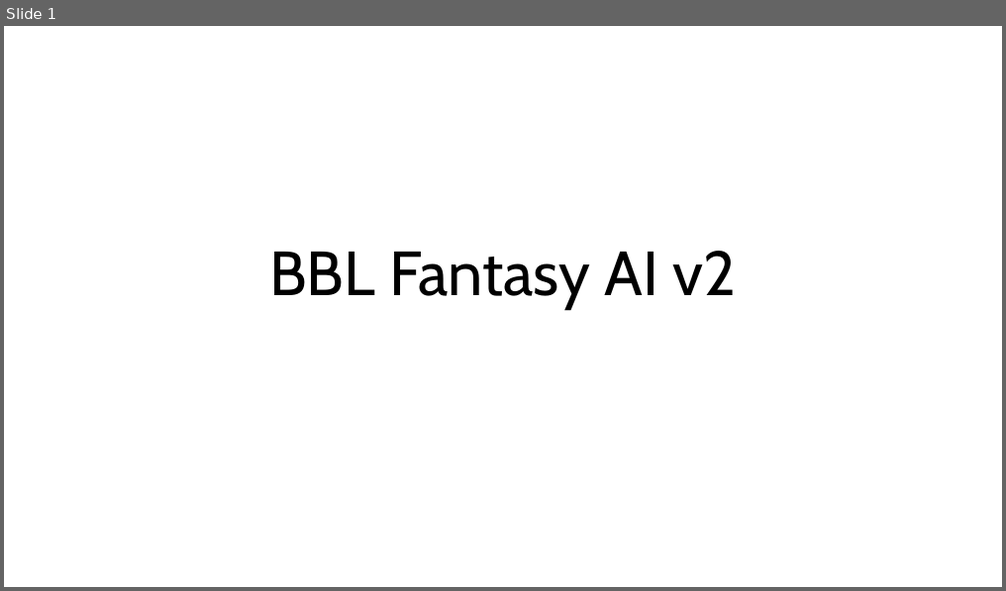
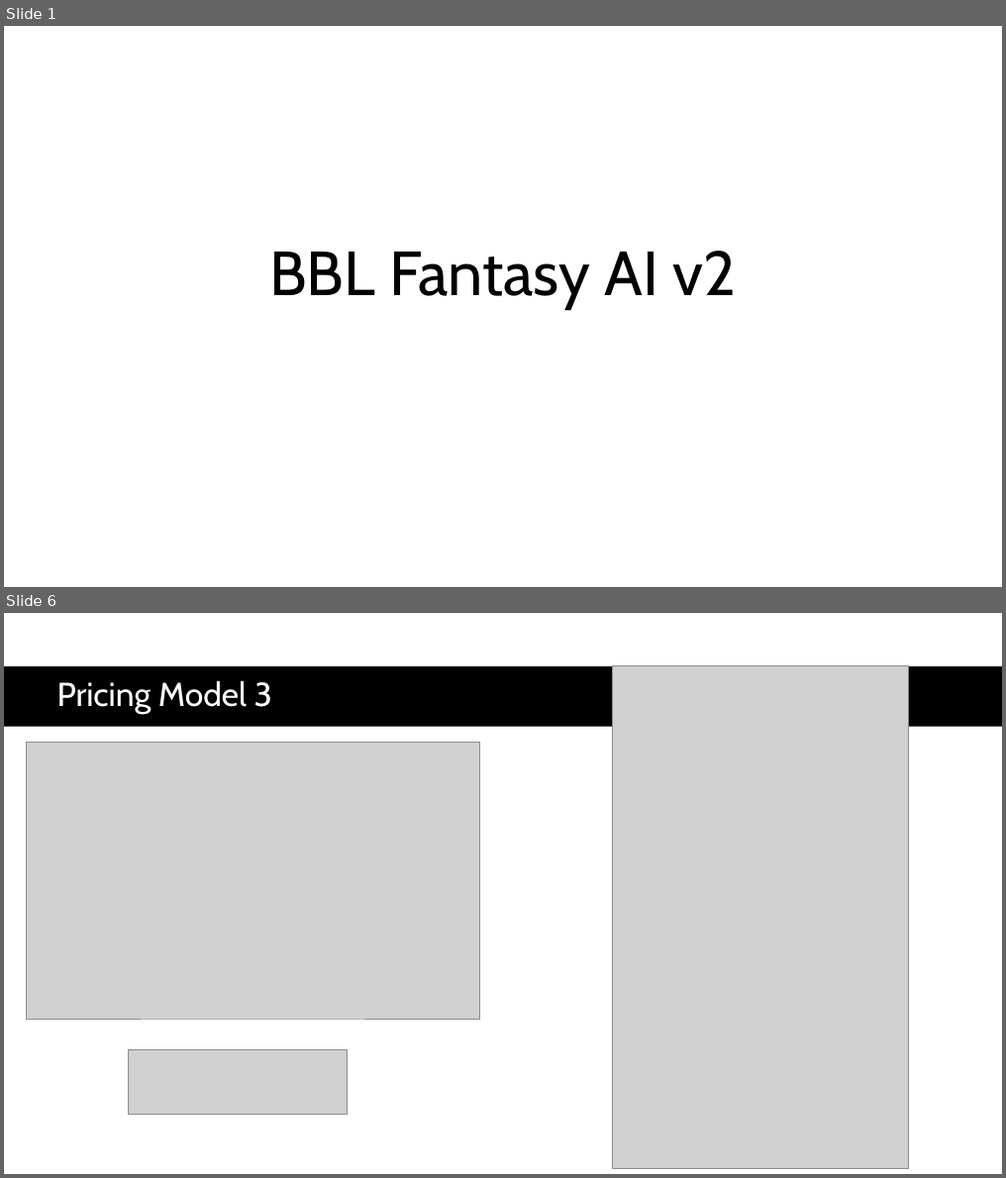
Before and after one commit to Dilan-De-Silva/Big-Bash-Fantasy-AI-v2, a slide deck: strategy/BBL Fantasy AI v2 Strategy & Planning.pptx. Shown one above the other, each under a label of ours: slide 1 before the commit, slides 1 and 6 after it; the slides between them are not shown. The pictures are 1006x591 and 1006x1178 pixels, drawn with LibreOffice and Linux fonts; fonts in the diff are those of the drawing; grey boxes stand for pictures. Boxes give left, top, right and bottom in pixels: in the first picture for what was removed or moved away, otherwise in the second. Text is boxed around its words. In the diff, an @@ line names an element or a change of style, - is before the commit and + after.

Commit message:
setting up v2 main model builds

```diff
--- a/strategy/BBL Fantasy AI v2 Strategy & Planning.pptx
+++ b/strategy/BBL Fantasy AI v2 Strategy & Planning.pptx
@@ slide 6 added at (x1=4, y1=613, x2=1002, y2=1174), background #FFFFFF @@
@@ rectangle added at (x1=4, y1=666, x2=1002, y2=727), fill #000000 @@
@@ picture added at (x1=612, y1=665, x2=908, y2=1168) @@
@@ title added at (x1=57, y1=680, x2=272, y2=714), 32 pt, text #FFFFFF @@
+Pricing Model 3
@@ picture added at (x1=27, y1=743, x2=480, y2=1019) @@
@@ picture added at (x1=129, y1=1051, x2=347, y2=1115) @@
```
Also in this commit, not shown: 1 slide changed, 3 other slides added, 9 other files.
